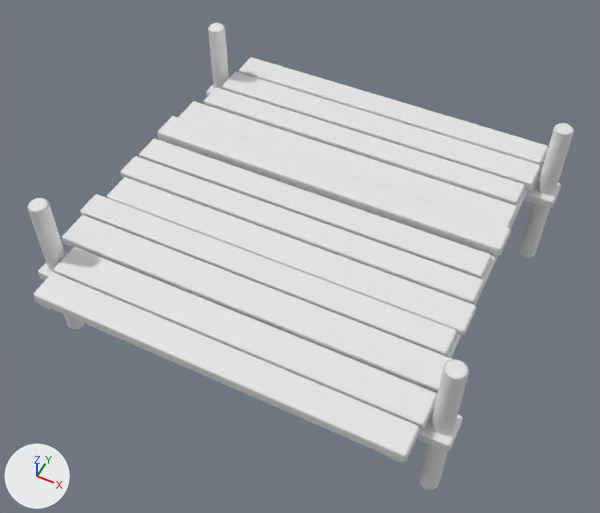
An edit to the FBX model CrashCourse/Assets/ART_Assets/Platforms/Wide/M_Wide_Long_1.fbx, drawn before and after from the same camera.
One viewpoint serves both versions: a 50 mm camera at (76.77, -6.06, 11.47) aimed at (71.96, 3.56, -0.56). The axes (+X, +Y, +Z) are drawn at lower left. The lights are the same throughout. The first picture is the older version. Where no turn or scale is listed for an object, it has been applied to the vertices.

Names of what the first picture shows: 'M_Wide_Long_1'.
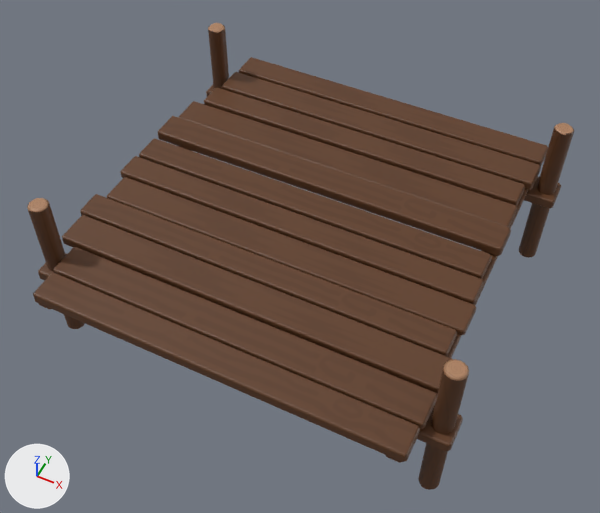
Boxes (x1, y1, x2, y2) around the edits, measured in the pictures (600 x 513 px):
'M_Wide_Long_1', recoloured (white to brown): (27, 23, 574, 490) in both

The change, as a list of edits to the scene's bpy script:
```text
Add img_row_2_uv_png:
    img_row_2_uv_png = load_image('Row_2_UV.png', '../Textures/Row_2_UV.png', 1024, 1024, 'sRGB')
Add mat_row_2:
    mat_row_2 = principled_material('Row_2')
    mat_row_2.texture = img_row_2_uv_png
Change me_cube_713:
    where me_cube_713.from_pydata(...)  # 640 vertices, 616 faces; spans x -3.87..4.13, y -3.95..4.0, z -2.17..1.32
    add me_cube_713.materials.append(mat_row_2)  # picture img_row_2_uv_png
```
